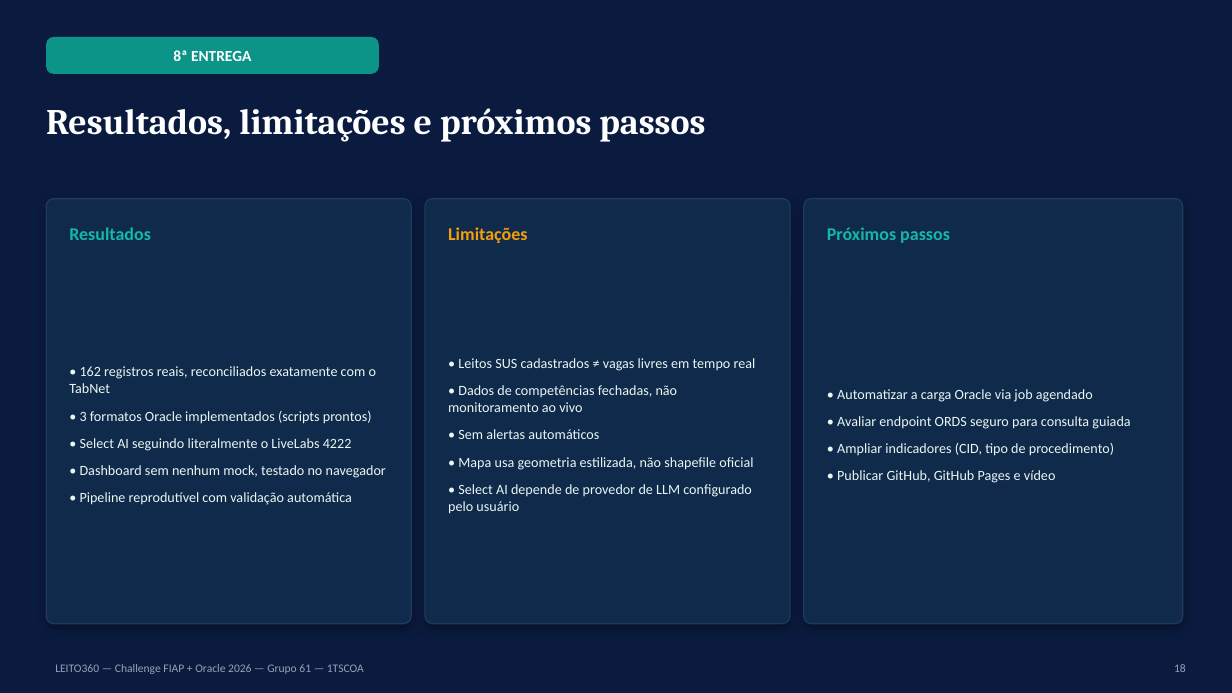
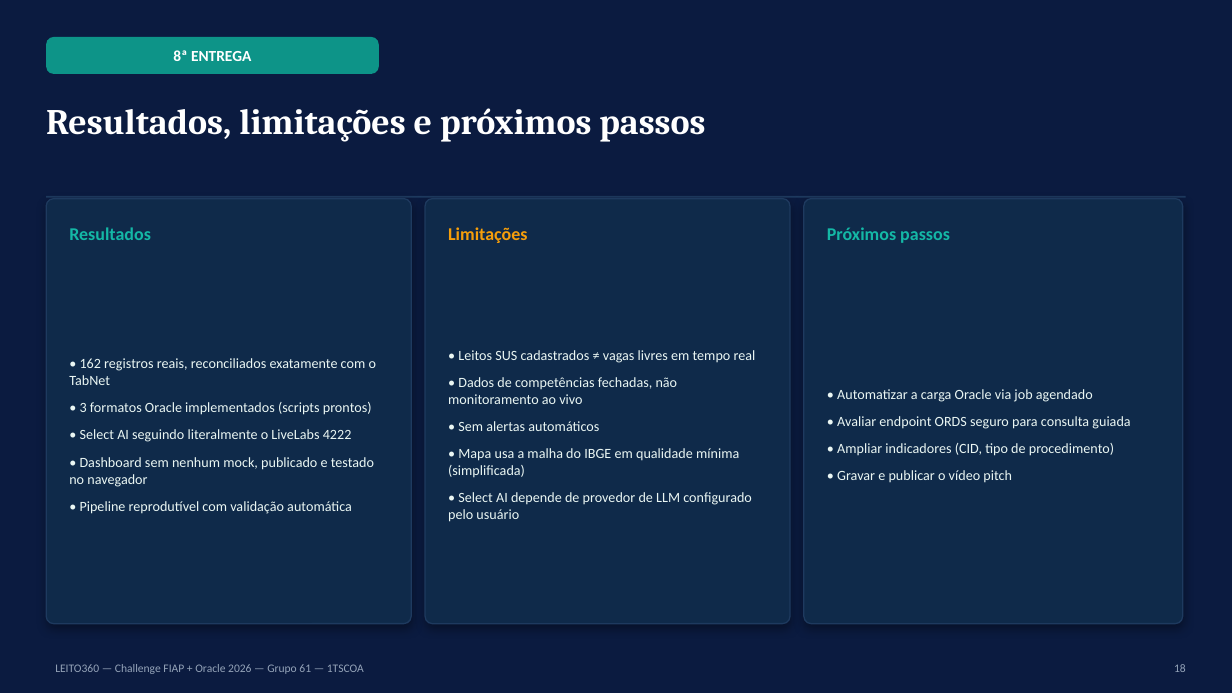
Before and after one commit to gabriellive1817-stack/Leito_360, a slide deck: slide 18 of EC_Sprint_2_1TSCOA_EvidenciasConstrucao_LEITO360_GRUPO61.pptx. Drawn at 1232x693 pixels with LibreOffice and Linux fonts; fonts in the diff are those of the drawing. Boxes give left, top, right and bottom in pixels: in the first picture for what was removed or moved away, otherwise in the second. Text is boxed around its words. In the diff, an @@ line names an element or a change of style, - is before the commit and + after.

```diff
--- a/EC_Sprint_2_1TSCOA_EvidenciasConstrucao_LEITO360_GRUPO61.pptx
+++ b/EC_Sprint_2_1TSCOA_EvidenciasConstrucao_LEITO360_GRUPO61.pptx
@@ rectangle added at [46,196,1186,198], fill #1E3A5F @@
@@ text at [448,448,739,478]: text changed @@
-• Mapa usa geometria estilizada, não shapefile oficial
+• Mapa usa a malha do IBGE em qualidade mínima (simplificada)
@@ text at [69,457,374,487]: text changed @@
-• Dashboard sem nenhum mock, testado no navegador
+• Dashboard sem nenhum mock, publicado e testado no navegador
@@ text at [837,470,1012,483]: text changed @@
-• Publicar GitHub, GitHub Pages e vídeo
+• Gravar e publicar o vídeo pitch
```
Also in this commit, not shown: 17 other slides changed, 8 other files.
